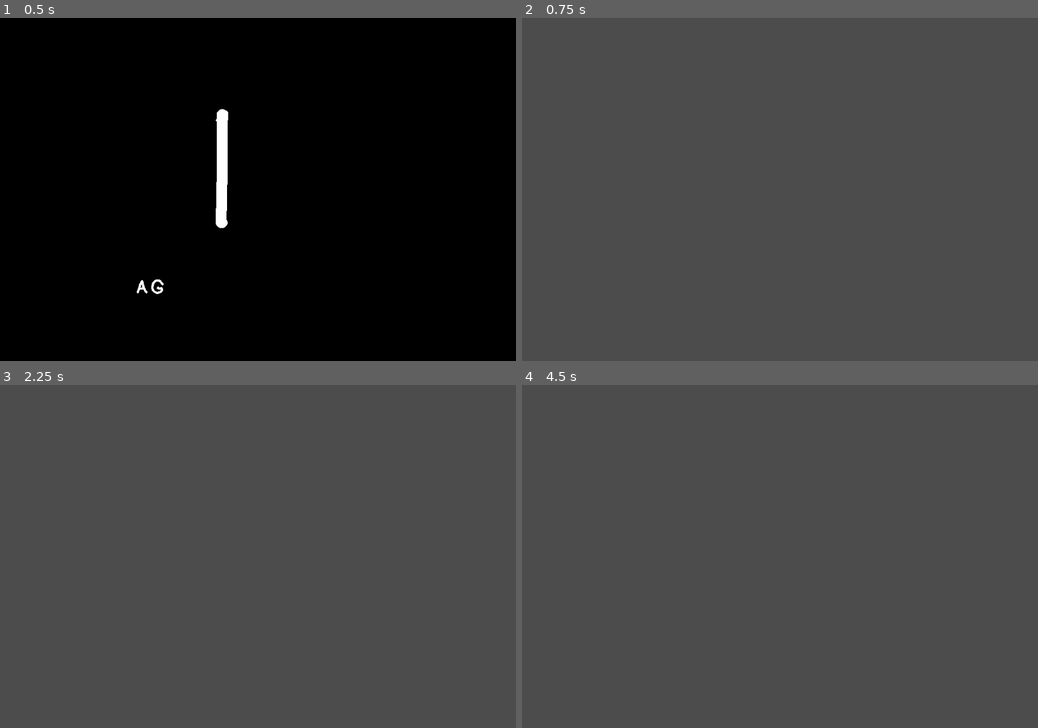
Above: before the commit, frames 1-4 (two rows, left to right).
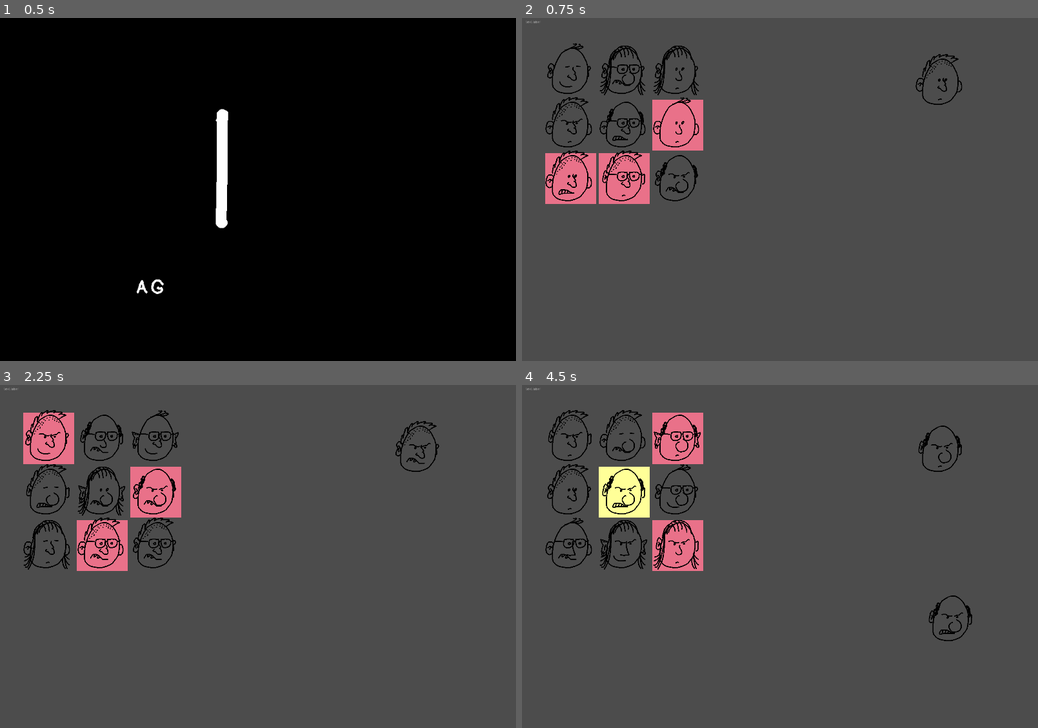
Above: after the commit, the same moments.

Repository: skarnl/godot--gmtk2021
Game: Godot game, scene res://screens/splash.tscn
Same seed, same stepped clock (60 frames per second), same inputs: the game is played once before the commit and once after it.
Inputs (mouse positions are in pixels of both pictures, inside the frame that each line leads up to):
- Up to frame 1 (0.5 s): no input
- Up to frame 2 (0.75 s): tap Enter (ui_accept) at 0.5 s; move the mouse to (893, 172) at 0.52 s; click (893, 172) at 0.67 s
- Up to frame 3 (2.25 s): tap Enter (ui_accept) at 0.77, 1.25, 1.52 s; move the mouse to (154, 573) at 1.27 s; click (154, 573) at 1.42 s; tap R (restart) at 2 s; move the mouse to (309, 481) at 2.02 s; click (309, 481) at 2.17 s
- Up to frame 4 (4.5 s): tap Enter (ui_accept) at 2.75, 3.02, 3.77, 4.25 s; move the mouse to (754, 625) at 2.77 s; click (754, 625) at 2.92 s; tap R (restart) at 3.5 s; move the mouse to (934, 607) at 3.52 s; click (934, 607) at 3.67 s; move the mouse to (625, 505) at 4.27 s; click (625, 505) at 4.42 s

Frame 1 is identical in both runs. In frame 2, 6.2% of the frame differs, in the area x 0-86%, y 0-55%; in frame 3, 6.3%; in frame 4, 6.3%.
Error before the commit: Attempt to call function 'instance' in base 'null instance' on a null instance. (res://global/scene_loader.gd:19)

Commit message:
Move market to /entities/market folder

Diff:
--- a/game/game.gd
+++ b/game/game.gd
@@ -23,7 +23,7 @@
 #   toon het eindresultaat direct
 
 #    -> dit wordt later pas gedaan ON CLICK van de process-knop
-	pass
+
 
 func _on_Market_selection_updated(configurations: Array) -> void:
 	if configurations.size() == 0:
--- a/game/game.tscn
+++ b/game/game.tscn
@@ -1,6 +1,6 @@
 [gd_scene load_steps=6 format=2]
 
-[ext_resource path="res://game/market.gd" type="Script" id=1]
+[ext_resource path="res://entities/market/market.gd" type="Script" id=1]
 [ext_resource path="res://game/game.gd" type="Script" id=2]
 [ext_resource path="res://gui/hud.tscn" type="PackedScene" id=3]
 [ext_resource path="res://entities/result/result.tscn" type="PackedScene" id=4]
--- a/project.godot
+++ b/project.godot
@@ -57,6 +57,11 @@
 "events": [ Object(InputEventKey,"resource_local_to_scene":false,"resource_name":"","device":0,"alt":false,"shift":false,"control":false,"meta":false,"command":false,"pressed":false,"scancode":16777217,"unicode":0,"echo":false,"script":null)
  ]
 }
+debug_toggle={
+"deadzone": 0.5,
+"events": [ Object(InputEventKey,"resource_local_to_scene":false,"resource_name":"","device":0,"alt":false,"shift":false,"control":false,"meta":false,"command":false,"pressed":false,"scancode":68,"unicode":0,"echo":false,"script":null)
+ ]
+}
 
 [rendering]
 
